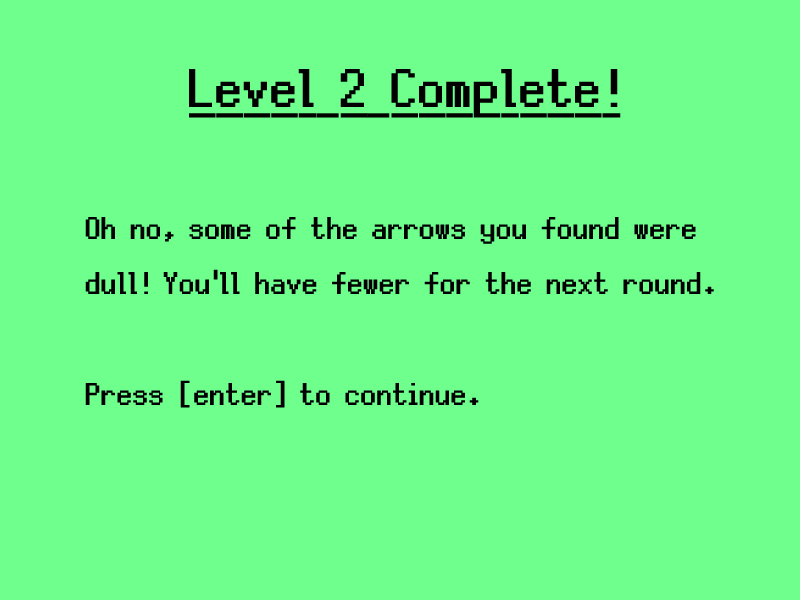
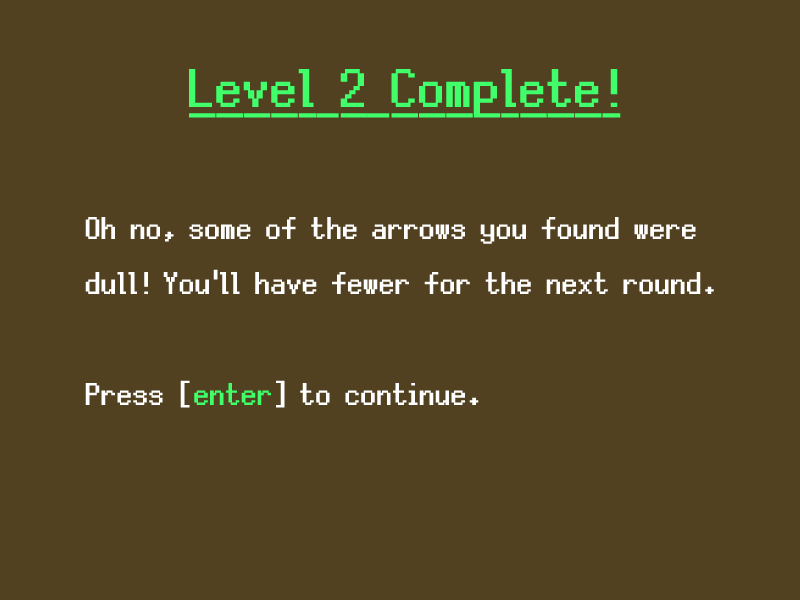
Before/after of a w=800, h=600 layered artwork. What changed in the layer stack:
painted on "Oh no, some of the arrows you fo" over [85, 217, 714, 408]
painted on "Level 2 Complete!" over [189, 69, 621, 118]
painted on "Background" over [0, 0, 800, 600]
